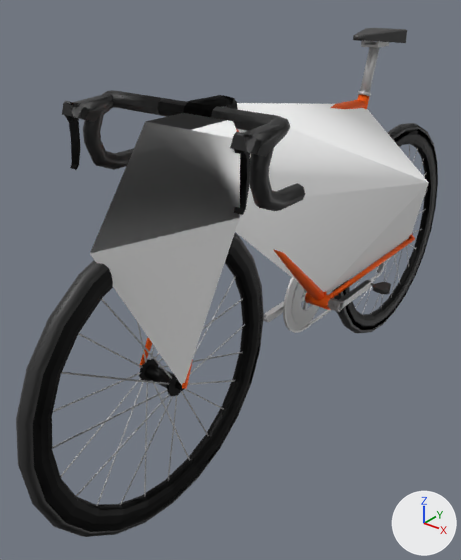
A saved change to the COLLADA model BeamNG.drive__mods__unpacked/sir_velo/vehicles/sir_velo/velo.dae.
Before and after are seen from a 50 mm lens placed at (0.758, -1.724, 1.045), pointed at (-0.112, -0.638, 0.371). Arrows for +X, +Y and +Z are at lower right; the lights stay in place. Where no turn or scale is listed for an object, it has been applied to the vertices.

Names of what the first picture shows: 'Cockpit_Pivot_Origin', 'Cockpit_Pivot_ST', 'Crankset_Pivot_BB', 'Crankset_Pivot_Origin', 'Frame', 'SketchUp', 'Wheel_Front_Pivot_Hub', 'Wheel_Front_Pivot_Origin', 'Wheel_Front_Pivot_ST', 'Wheel_Rear_Pivot_Hub', 'Wheel_Rear_Pivot_Origin'.
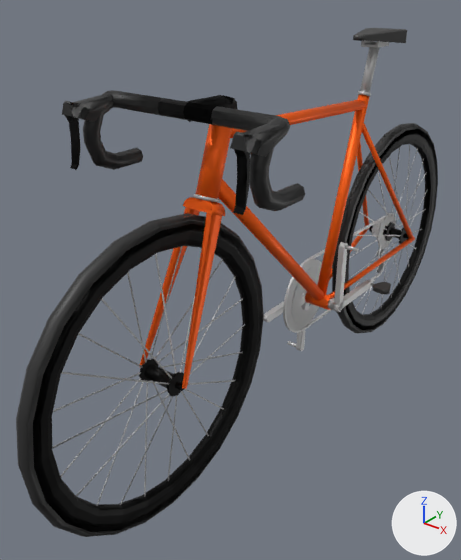
Location of each change, (x1, y1, x2, y2) in pixels of the pictures (461 x 560 px):
'SketchUp', deleted: before (90, 103, 429, 385)
'Crankset_Pivot_BB', turned: before (264, 279, 374, 329); after (286, 242, 359, 351)
'Frame', unchanged, uncovered by the edit: before (236, 28, 415, 310); after (194, 28, 415, 310)

The change, as a list of edits to the scene's bpy script:
```text
Remove ob_sketchup:
    ob_sketchup = bpy.data.objects.new('SketchUp', me_id3_002)
    ob_sketchup.location = (0.0, 0.0, 0.0)
Change ob_crankset_pivot_bb:
    ob_crankset_pivot_bb.rotation_euler: (0.0, 0.0, 0.0) -> (1.571, 0.0, 0.0)  # degrees (0, 0, 0) -> degrees (90, 0, 0)
```
